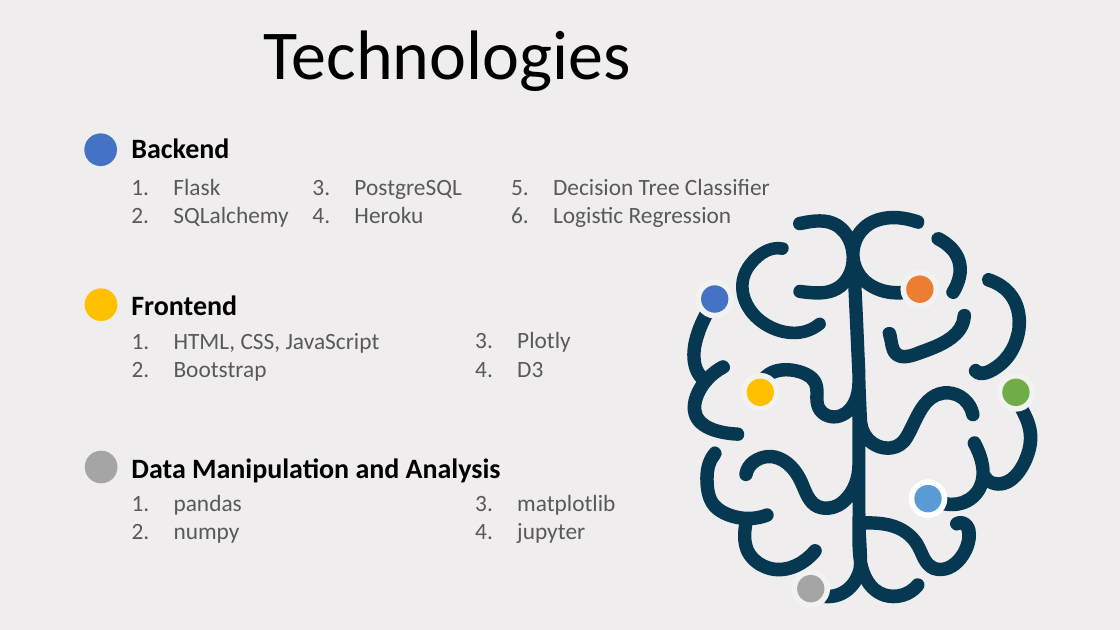
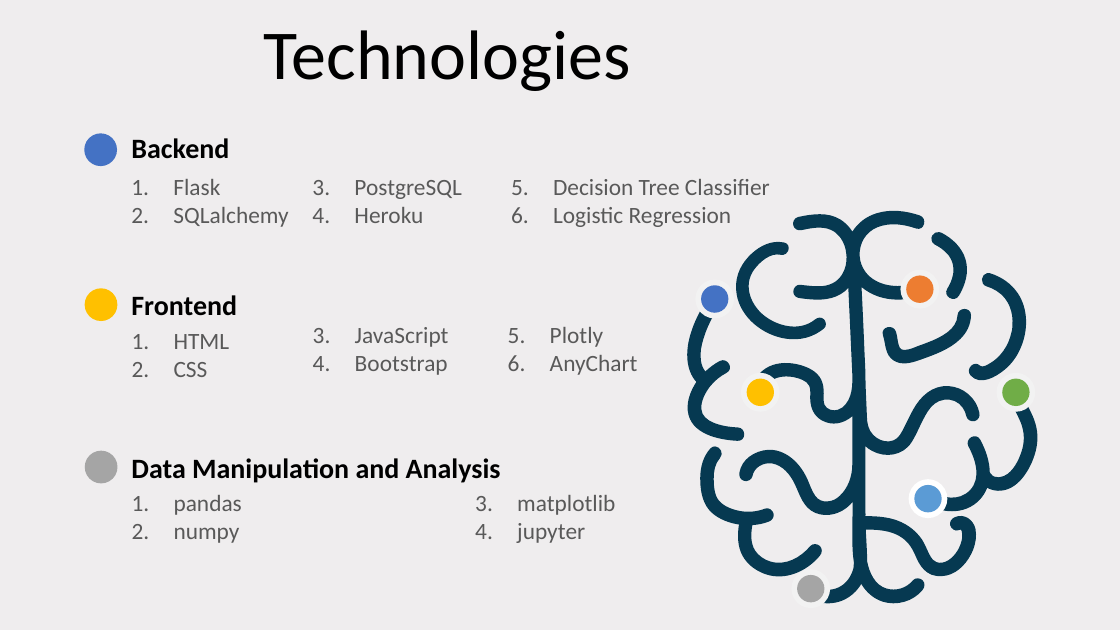
Before and after one commit to jcrettig/Final-Project---Group-1, a slide deck: slide 5 of BrainPPT.pptx. Drawn at 1120x630 pixels with LibreOffice and Linux fonts; fonts in the diff are those of the drawing. Boxes give left, top, right and bottom in pixels: in the first picture for what was removed or moved away, otherwise in the second. Text is boxed around its words. In the diff, an @@ line names an element or a change of style, - is before the commit and + after.

```diff
--- a/BrainPPT.pptx
+++ b/BrainPPT.pptx
@@ text added at (355, 327, 449, 375), 20 pt, text #595959 @@
+3. JavaScript
+4. Bootstrap
@@ text "Plotly": place and size @@
-text "Plotly" at (517, 332, 570, 377)
+text "Plotly" at (550, 327, 638, 375)
@@ text at (174, 334, 230, 377): text changed @@
-1. HTML, CSS, JavaScript
-2. Bootstrap
+1. HTML
+2. CSS
@@ text at (550, 355, 638, 375): text changed @@
-4. D3
+6. AnyChart
```
Also in this commit, not shown: 4 other slides changed, 2 slides added, 3 slides removed.
